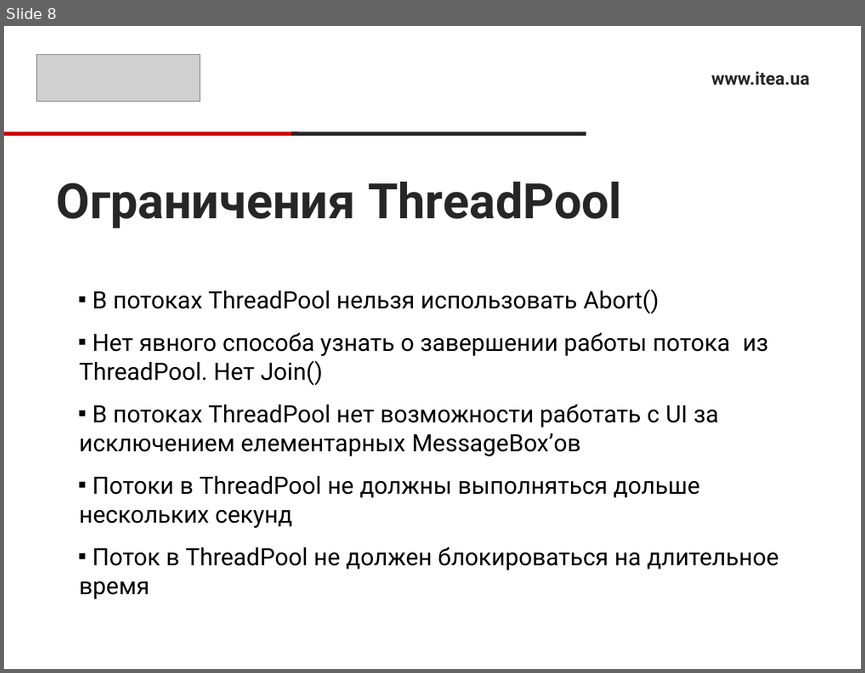
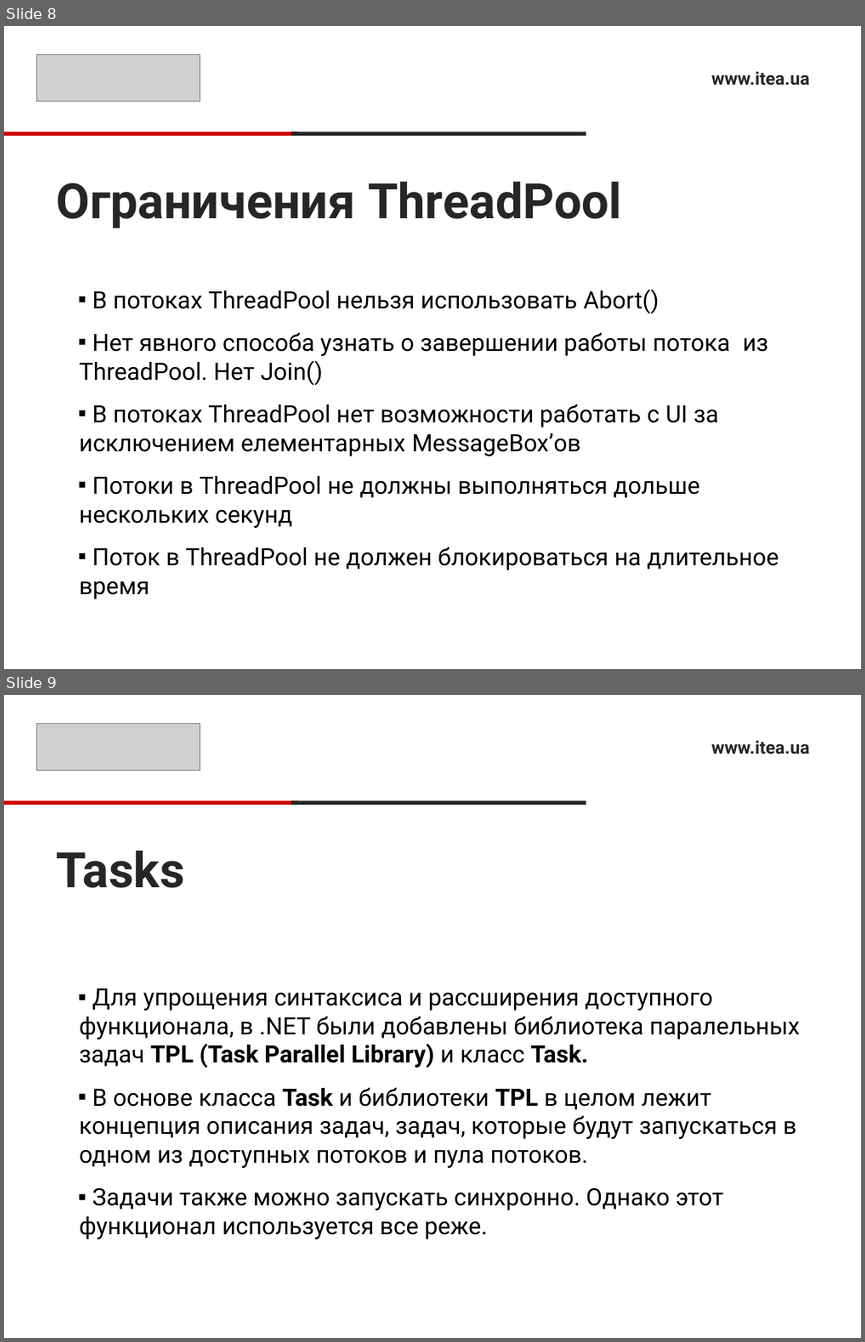
Before and after one commit to Ryabik/CSharpProfessional, a slide deck: 12.Threads/ThreadsPresentation.pptx. Shown one above the other, each under a label of ours: slide 8 before the commit, slides 8 and 9 after it. The pictures are 865x673 and 865x1342 pixels, drawn with LibreOffice and Linux fonts; fonts in the diff are those of the drawing; grey boxes stand for pictures. Boxes give left, top, right and bottom in pixels: in the first picture for what was removed or moved away, otherwise in the second. Text is boxed around its words. In the diff, an @@ line names an element or a change of style, - is before the commit and + after.

```diff
--- a/12.Threads/ThreadsPresentation.pptx
+++ b/12.Threads/ThreadsPresentation.pptx
@@ slide 9 added at box(4, 695, 861, 1338), background #FFFFFF @@
@@ picture added at box(37, 723, 200, 771) @@
@@ text added at box(711, 740, 809, 754), 15 pt, text #262626, bold @@
+www.itea.ua
@@ rectangle added at box(4, 800, 299, 805), fill #CC0000 @@
@@ rectangle added at box(291, 800, 585, 805), fill #262626 @@
@@ title added at box(57, 851, 185, 888), 41 pt, text #262626, bold @@
+Tasks
@@ text added at box(79, 988, 800, 1239), 20 pt, text #000000 @@
+▪ Для упрощения синтаксиса и рассширения доступного функционала, в .NET были добавлены библиотека паралельных задач TPL (Task Parallel Library) и класс Task.
+▪ В основе класса Task и библиотеки TPL в целом лежит концепция описания задач, задач, которые будут запускаться в одном из доступных потоков и пула потоков.
+▪ Задачи также можно запускать синхронно. Однако этот функционал используется все реже.
```
Also in this commit, not shown: 2 other slides added, 26 other files.
